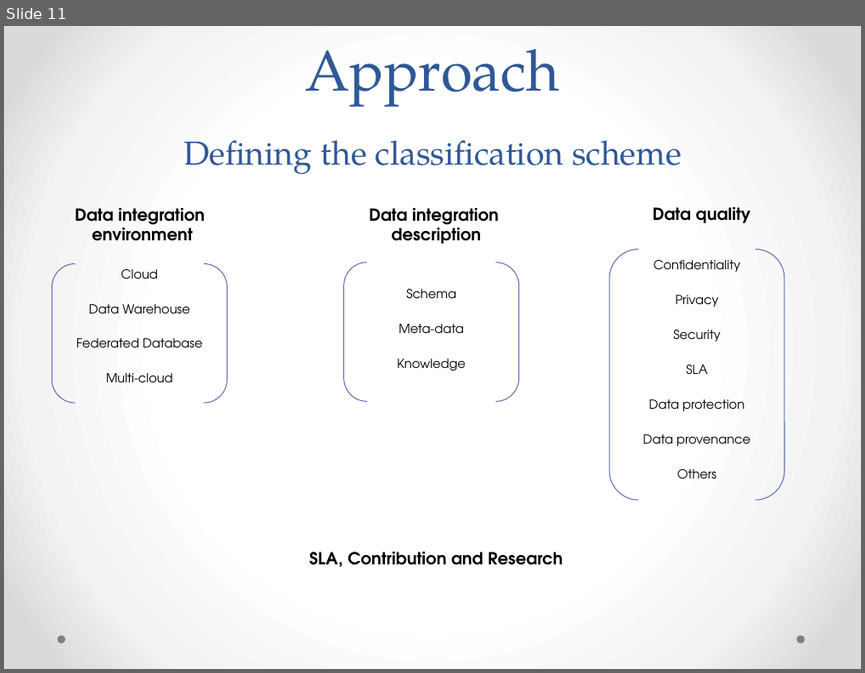
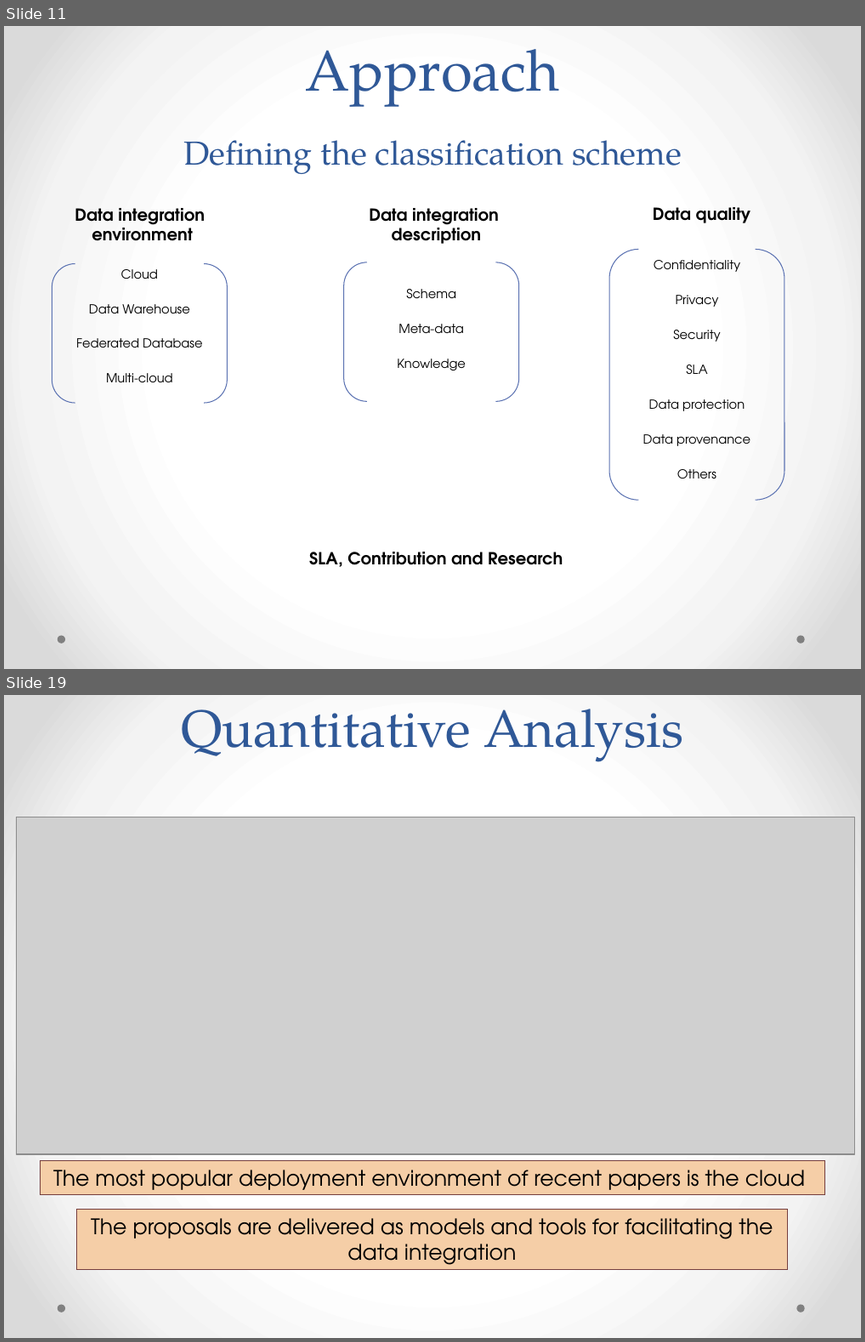
Before and after one commit to danielboni/DanielCarvalho-PhD, a slide deck: Presentations/DEXA 2015 Presentation.pptx. Shown one above the other, each under a label of ours: slide 11 before the commit, slides 11 and 19 after it; the slides between them are not shown. The pictures are 865x673 and 865x1342 pixels, drawn with LibreOffice and Linux fonts; fonts in the diff are those of the drawing; grey boxes stand for pictures. Boxes give left, top, right and bottom in pixels: in the first picture for what was removed or moved away, otherwise in the second. Text is boxed around its words. In the diff, an @@ line names an element or a change of style, - is before the commit and + after.

```diff
--- a/Presentations/DEXA 2015 Presentation.pptx
+++ b/Presentations/DEXA 2015 Presentation.pptx
@@ slide 19 added at <box>4,695,861,1338</box>, background gradient #FFFFFF to #F4F4F4 to #DADADA; not listed: 2 template elements that a slide beside it also shows @@
@@ title added at <box>181,709,683,762</box>, 44 pt, text #2F5897 @@
+Quantitative Analysis
@@ picture added at <box>16,817,854,1154</box> @@
@@ rectangle added at <box>40,1160,825,1195</box>, fill #F5CEA7, outline #753D3D 0.75 pt, 18 pt, text #000000 @@
+The most popular deployment environment of recent papers is the cloud
@@ rectangle added at <box>77,1208,788,1269</box>, fill #F5CEA7, outline #753D3D 0.75 pt, 18 pt, text #000000 @@
+The proposals are delivered as models and tools for facilitating the
+data integration
```
Also in this commit, not shown: 2 slides changed, 9 other slides added, 4 slides removed.
